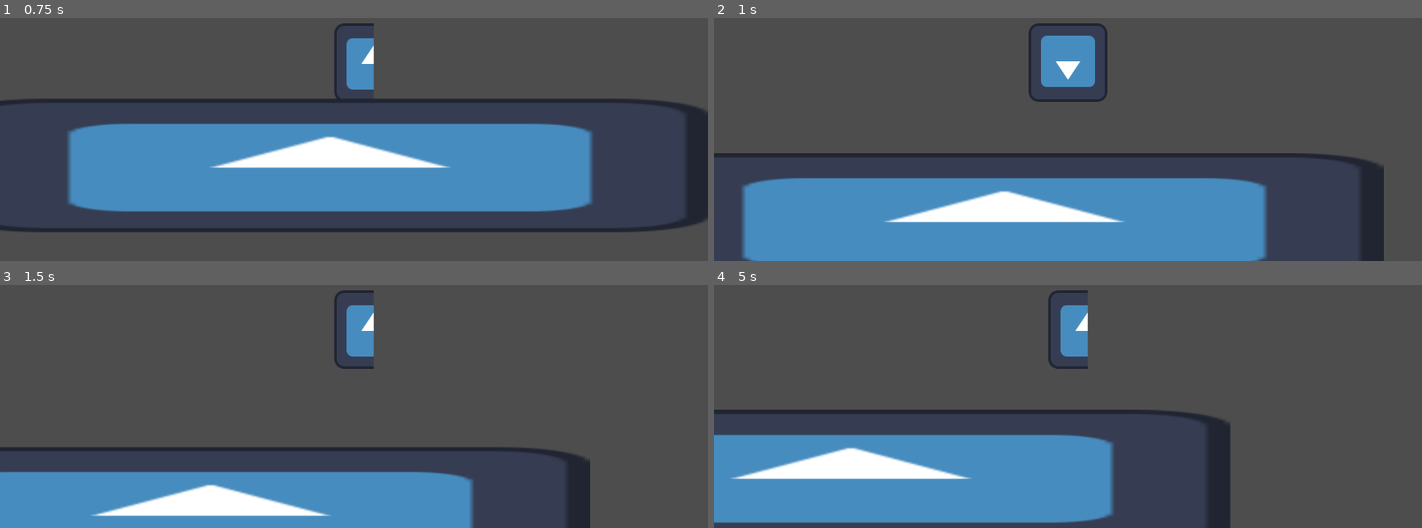
Above: before the commit, frames 1-4 (two rows, left to right).
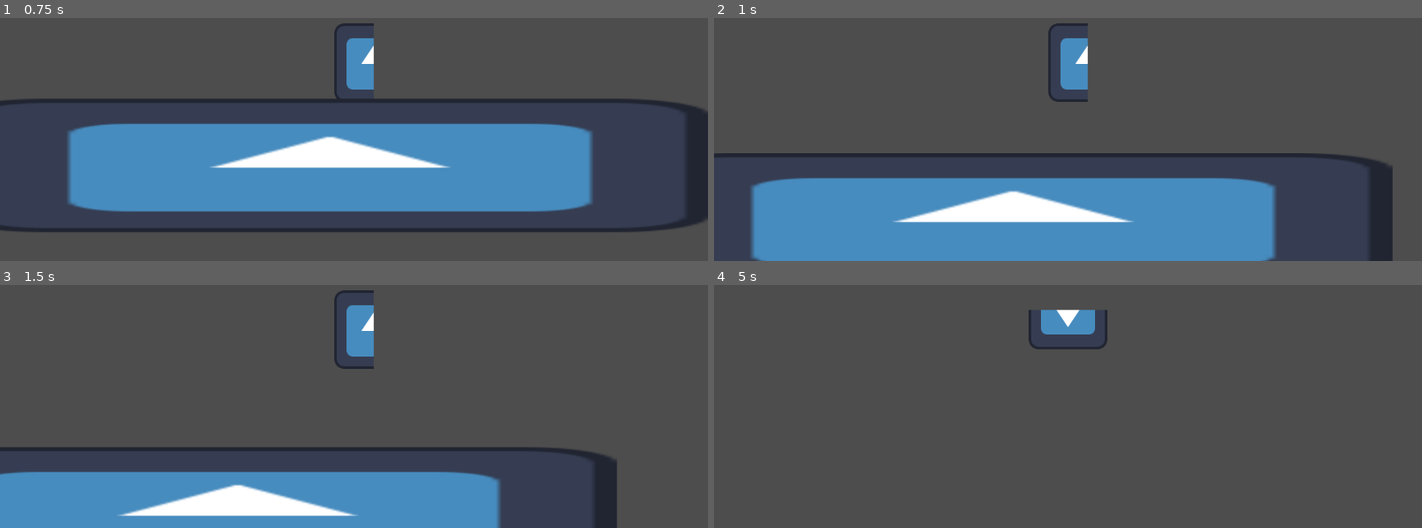
Above: after the commit, the same moments.

Repository: mcheng11/Project-Dagger
Game: Godot game, scene res://Levels/Test Levels/TestLevel1.tscn
Same seed, same stepped clock (60 frames per second), same inputs: the game is played once before the commit and once after it. The engine's default icon, where the game draws it, is replaced by a stand-in: a white triangle on a blue panel in a dark square.
Inputs:
- Up to frame 1 (0.75 s): tap Enter at 0.5 s; hold D (move_right) from 0.53 s (still down); hold E (ability) from 0.53 s (still down)
- Up to frame 2 (1 s): keep holding D (move_right); keep holding E (ability); tap Space (jump) at 0.77 s; tap 1 (swap_character) at 0.8 s
- Up to frame 3 (1.5 s): keep holding D (move_right); tap Space (jump) at 1.07 s; release E (ability) at 1.28 s; tap 1 (swap_character) at 1.35 s
- Up to frame 4 (5 s): tap Space (jump) at 1.52, 1.82, 3.02, 3.32, 3.77, 3.8, 4.07, 4.35, 4.52, 4.82 s; tap 2 at 1.55, 2.1 s; release D (move_right) at 2.03 s; hold A (move_left) 2.03-2.78 s; tap 3 at 2.3, 2.85 s; hold D (move_right) 2.78-4.28 s; tap 4 at 3.05, 3.6 s; hold A (move_left) from 4.28 s (still down); tap E (ability) at 4.55 s

Frame 1 is identical in both runs. In frame 2, 4.1% of the frame differs, in the area x 3-96%, y 2-100%; in frame 3, 4.5%; in frame 4, 25%, in the area x 0-73%, y 2-100%.

Commit message:
made so you can swap between all 4 characters at will

Diff:
--- /dev/null
+++ b/project-dagger/CharacterC.gd
@@ -0,0 +1,12 @@
+# CharacterB.gd
+extends Node2D
+
+var move_speed: float = 280.0
+var jump_force: float = 450.0
+var double_jump: bool = true
+var hitbox_size: Vector2 = Vector2(24, 52)
+
+func use_ability(controller: CharacterBody2D) -> void:
+	if not controller.is_on_floor():
+		controller.velocity.y = 800.0
+		print("USED ABILITY")
--- /dev/null
+++ b/project-dagger/CharacterD.gd
@@ -0,0 +1,12 @@
+# CharacterA.gd
+extends Node2D
+
+var move_speed: float = 200.0
+var jump_force: float = 500.0
+var double_jump: bool = true
+var hitbox_size: Vector2 = Vector2(30, 60)
+
+func use_ability(controller: CharacterBody2D) -> void:
+	if not controller.is_on_floor():
+		controller.velocity.y = 800.0
+		print("USED ABILITY")
--- /dev/null
+++ b/project-dagger/Scenes/CharacterC.tscn
@@ -0,0 +1,9 @@
+[gd_scene format=3 uid="uid://d4myvf2mwdyh1"]
+
+[ext_resource type="Texture2D" uid="uid://dfe5e7tuwcvmn" path="res://icon.svg" id="1_p64sr"]
+[ext_resource type="Script" uid="uid://bhe7cj05rdn87" path="res://CharacterC.gd" id="2_vidc0"]
+
+[node name="Sprite2D" type="Sprite2D" unique_id=261082067]
+texture = ExtResource("1_p64sr")
+vframes = 3
+script = ExtResource("2_vidc0")
--- /dev/null
+++ b/project-dagger/Scenes/CharacterD.tscn
@@ -0,0 +1,10 @@
+[gd_scene format=3 uid="uid://bcl16qom8o8gs"]
+
+[ext_resource type="Texture2D" uid="uid://dfe5e7tuwcvmn" path="res://icon.svg" id="1_ncnmj"]
+[ext_resource type="Script" uid="uid://dmb68vjy5fry1" path="res://CharacterD.gd" id="2_2hceu"]
+
+[node name="Sprite2D" type="Sprite2D" unique_id=1562123844]
+texture = ExtResource("1_ncnmj")
+flip_v = true
+vframes = 2
+script = ExtResource("2_2hceu")
--- a/project-dagger/Scripts/PlayerController.gd
+++ b/project-dagger/Scripts/PlayerController.gd
@@ -5,8 +5,9 @@
 const CHARACTERS := [
 	preload("res://Scenes/CharacterA.tscn"),
 	preload("res://Scenes/character_b.tscn"),
+	preload("res://Scenes/CharacterC.tscn"),
+	preload("res://Scenes/CharacterD.tscn")
 ]
-
 
 var current_character: Node2D = null
 var current_index: int = 0
@@ -21,11 +22,13 @@
 func swap_to(index: int) -> void:
 	if current_character:
 		current_character.queue_free()
+
 	current_index = index
 	current_character = CHARACTERS[index].instantiate()
 	character_slot.add_child(current_character)
+
 	_apply_hitbox(current_character.hitbox_size)
-	print("Swapped to character: ", index)  # add this
+	print("Swapped to character: ", index)
 
 func _apply_hitbox(size: Vector2) -> void:
 	var shape := CapsuleShape2D.new()
@@ -34,24 +37,49 @@
 	collision.shape = shape
 
 func _input(event: InputEvent) -> void:
+	# Cycle swap (your original input)
 	if event.is_action_pressed("swap_character"):
 		var next := (current_index + 1) % CHARACTERS.size()
 		swap_to(next)
+
+	# Number keys 1–4 swap directly
+	if event is InputEventKey and event.pressed:
+		match event.keycode:
+			KEY_1:
+				swap_to(0)
+			KEY_2:
+				if CHARACTERS.size() > 1:
+					swap_to(1)
+			KEY_3:
+				if CHARACTERS.size() > 2:
+					swap_to(2)
+			KEY_4:
+				if CHARACTERS.size() > 3:
+					swap_to(3)
+
+	# Ability
 	if event.is_action_pressed("ability") and current_character:
 		current_character.use_ability(self)
 
 func _physics_process(delta: float) -> void:
 	if not current_character:
 		return
+
+	# Gravity
 	if not is_on_floor():
 		velocity.y += GRAVITY * delta
 	else:
 		can_jump = true
+
+	# Movement
 	var dir := Input.get_axis("move_left", "move_right")
 	velocity.x = dir * current_character.move_speed
+
+	# Jump + double jump
 	if Input.is_action_just_pressed("jump") and can_jump:
 		velocity.y = -current_character.jump_force
 		can_jump = false
 		if current_character.double_jump:
 			can_jump = true
+
 	move_and_slide()
Not shown, added: project-dagger/CharacterC.gd.uid
Not shown, added: project-dagger/CharacterD.gd.uid
